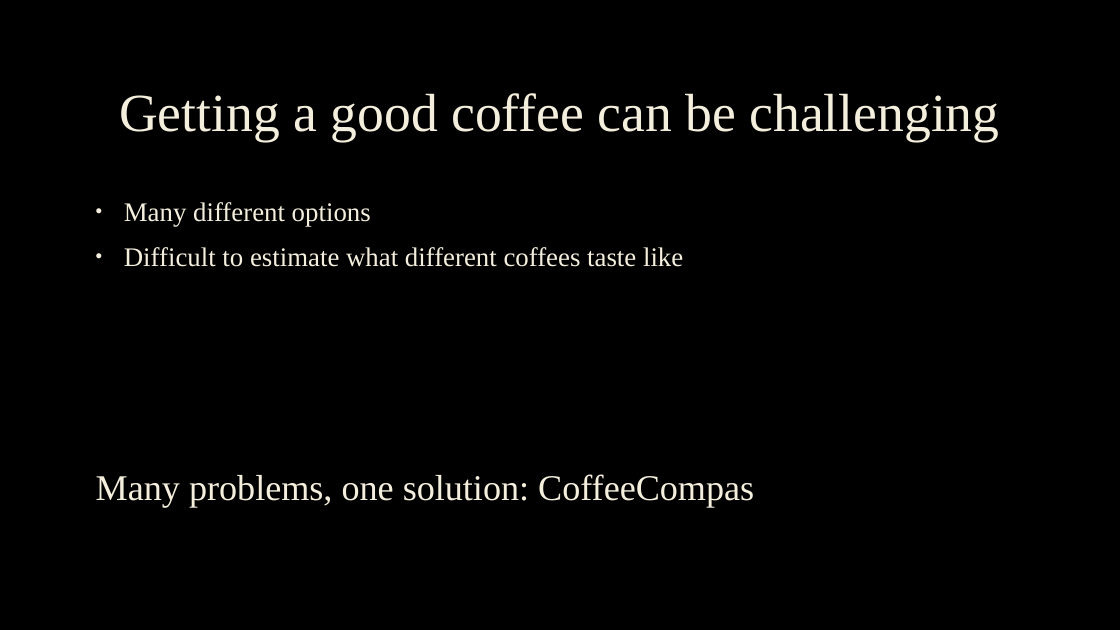
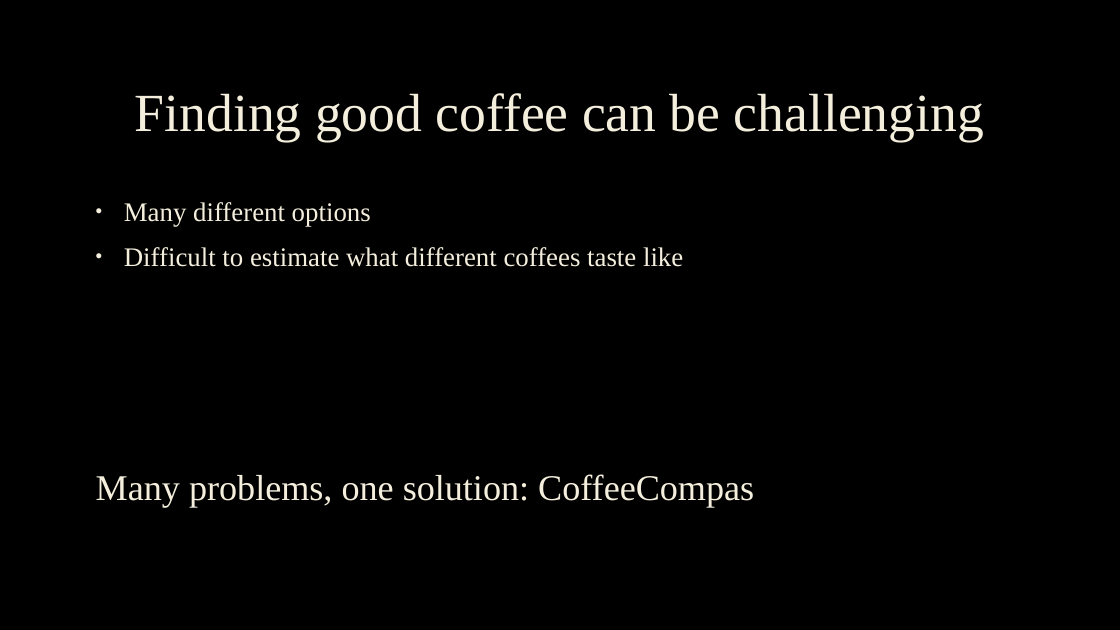
Before and after one commit to DGU94/Final_COFFEE_RECOMMANDER, a slide deck: slide 2 of 4_presentation/presentation_coffee_compass.pptx. Drawn at 1120x630 pixels with LibreOffice and Linux fonts; fonts in the diff are those of the drawing; background and template pictures are left out. Boxes give left, top, right and bottom in pixels: in the first picture for what was removed or moved away, otherwise in the second. Text is boxed around its words. In the diff, an @@ line names an element or a change of style, - is before the commit and + after.

```diff
--- a/4_presentation/presentation_coffee_compass.pptx
+++ b/4_presentation/presentation_coffee_compass.pptx
@@ title at (135, 93, 984, 141): text changed @@
-Getting a good coffee can be challenging
+Finding good coffee can be challenging
```
Also in this commit, not shown: 1 other slide changed, 2 other files.
